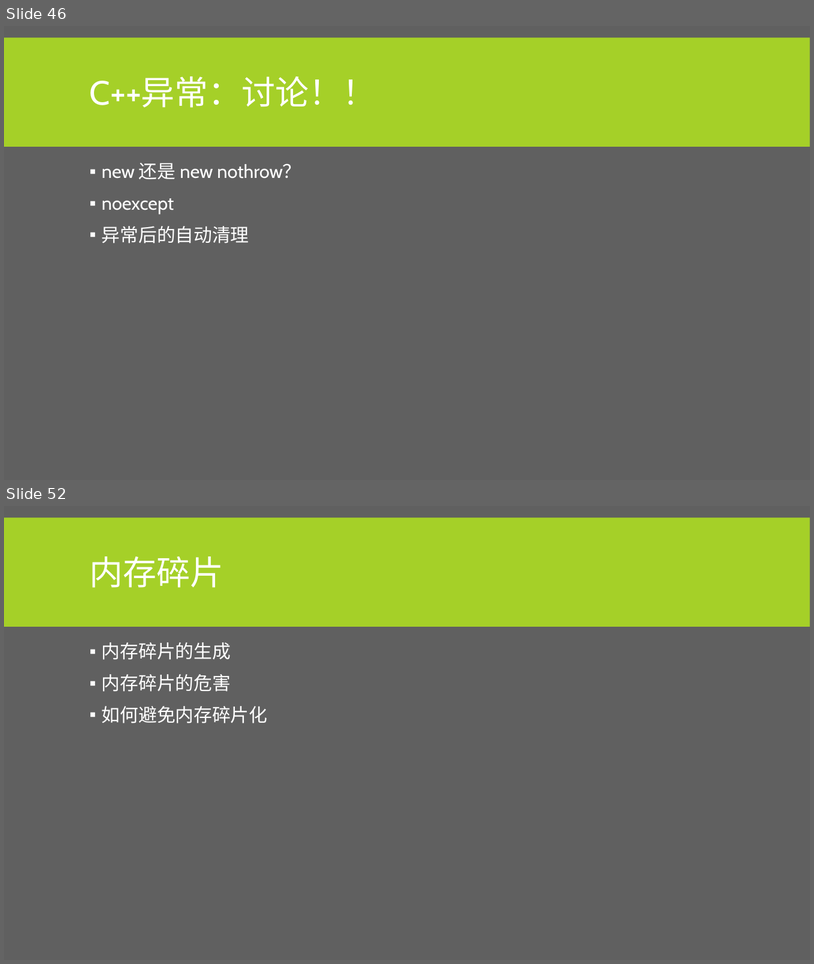
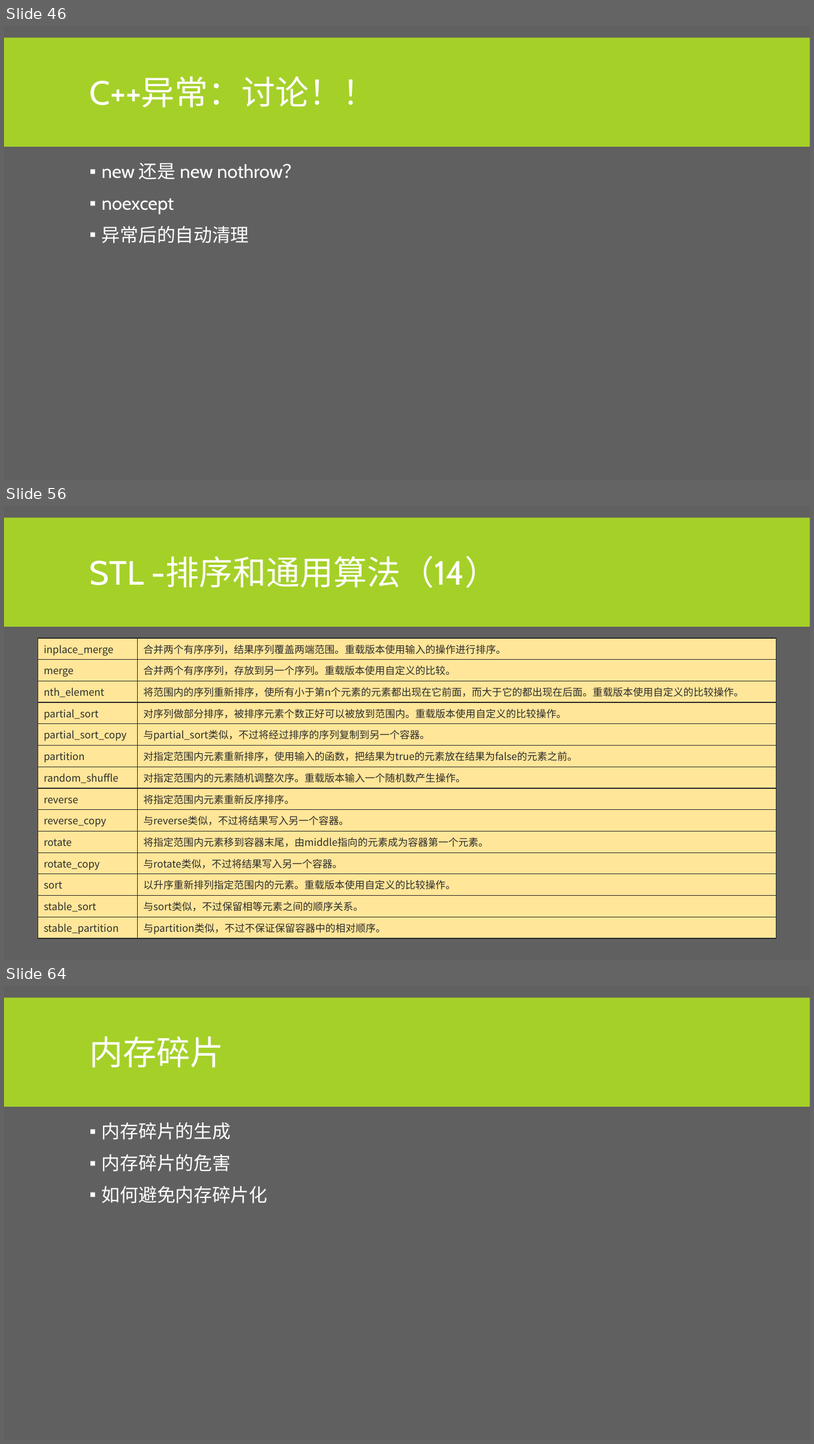
Before and after one commit to albertclass/Lessons, a slide deck: advance c++/courseware.pptx. Shown one above the other, each under a label of ours: slides 46 and 52 before the commit, slides 46, 56 and 64 after it; the slides between them are not shown. The pictures are 814x964 and 814x1444 pixels, drawn with LibreOffice and Linux fonts; fonts in the diff are those of the drawing. Boxes give left, top, right and bottom in pixels: in the first picture for what was removed or moved away, otherwise in the second. Text is boxed around its words. In the diff, an @@ line names an element or a change of style, - is before the commit and + after.

```diff
--- a/advance c++/courseware.pptx
+++ b/advance c++/courseware.pptx
@@ slide 56 added at box(4, 506, 810, 960), background #606060; not listed: 1 template element that a slide beside it also shows @@
@@ title added at box(90, 556, 498, 588), 40 pt, text #FFFFFF @@
+STL -排序和通用算法（14）
@@ table added at box(38, 638, 777, 938), 14 rows, 2 columns @@
+inplace_merge | 合并两个有序序列，结果序列覆盖两端范围。重载版本使用输入的操作进行排序。
+merge | 合并两个有序序列，存放到另一个序列。重载版本使用自定义的比较。
+nth_element | 将范围内的序列重新排序，使所有小于第n个元素的元素都出现在它前面，而大于它的都出现在后面。重载版本使用自定义的比较操作。
+partial_sort | 对序列做部分排序，被排序元素个数正好可以被放到范围内。重载版本使用自定义的比较操作。
+partial_sort_copy | 与partial_sort类似，不过将经过排序的序列复制到另一个容器。
+partition | 对指定范围内元素重新排序，使用输入的函数，把结果为true的元素放在结果为false的元素之前。
+random_shuffle | 对指定范围内的元素随机调整次序。重载版本输入一个随机数产生操作。
+reverse | 将指定范围内元素重新反序排序。
+reverse_copy | 与reverse类似，不过将结果写入另一个容器。
+rotate | 将指定范围内元素移到容器末尾，由middle指向的元素成为容器第一个元素。
+rotate_copy | 与rotate类似，不过将结果写入另一个容器。
+sort | 以升序重新排列指定范围内的元素。重载版本使用自定义的比较操作。
+stable_sort | 与sort类似，不过保留相等元素之间的顺序关系。
+stable_partition | 与partition类似，不过不保证保留容器中的相对顺序。
@@ what was slide 52 is now slide 64 @@
```
Also in this commit, not shown: 5 slides changed, 11 other slides added, 2 other files.
